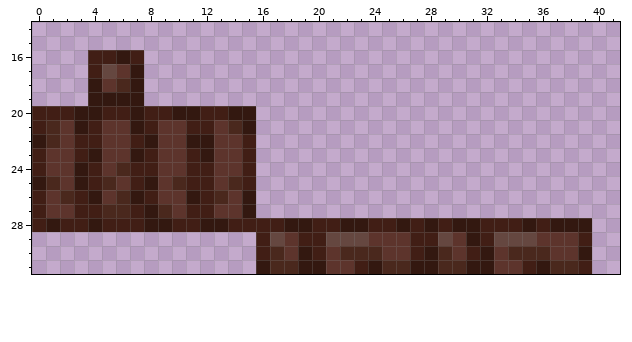
File history of a pixel-art sprite, src/main/resources/assets/minecraft/textures/models/armor/diving_layer_2.png. The picture above was drawn from the file before the commit.
The file is 64x32 pixels. Shown: x 0..41, y 14..31.
The result:
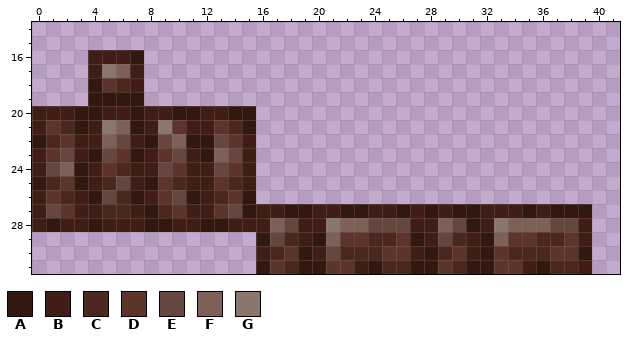
Palette (. is transparent): A #331810  B #411e15  C #4a281d  D #5d342c  E #654740  F #7e6059  G #89766c
The exact change:
@@ x 0..41 @@
 15 ..........................................
-16 ....BBAB..................................
-17 ....BEDA..................................
-18 ....ADCA..................................
+16 ....BBBA..................................
+17 ....BGFB..................................
+18 ....ADCB..................................
 19 ....AAAA..................................
 20 BBBAABBABBAABBAA..........................
-21 BCDABDDABDDBBDCA..........................
-22 ACDBBDDBADDAADDB..........................
-23 BDDBADDABDDBADDB..........................
-24 BDDABDCBBDDBBDDB..........................
-25 ACDABCDBADCBBDCB..........................
-26 BDCBADCABDDABCDA..........................
-27 BDDBBCCBACDBBDDA..........................
-28 BABBABBBAABBAABBBBAABBAABBABABAABBBABAAA..
-29 ................BEDBBEEEDDDBBEDABEEEDDDB..
-30 ................BCDABDCCCDDBACDBADCCCDDA..
-31 ................ACCAADDBACCAACCAADDBACCB..
+21 BDCABGFABGDBBDCA..........................
+22 ACDBBFEBAEFAAEDB..........................
+23 BDEBAEDABDEBAFEB..........................
+24 BEFABDCBBEDBBEDB..........................
+25 ACDABCEBADCBBDCB..........................
+26 BDCBAECABDEABCDA..........................
+27 BEDBBCCBACDBBDEABBAABBAABBABABAABBBABAAA..
+28 BABBABBBAABBAABBBFEBBGFFEEEBBFEABGFFFEEB..
+29 ................AECBAFDDCCDABECBAFDDCCDB..
+30 ................BCDABECCCDDBACDBADCCCDDA..
+31 ................ADCAADDBACCAADCAADDBACCB..
